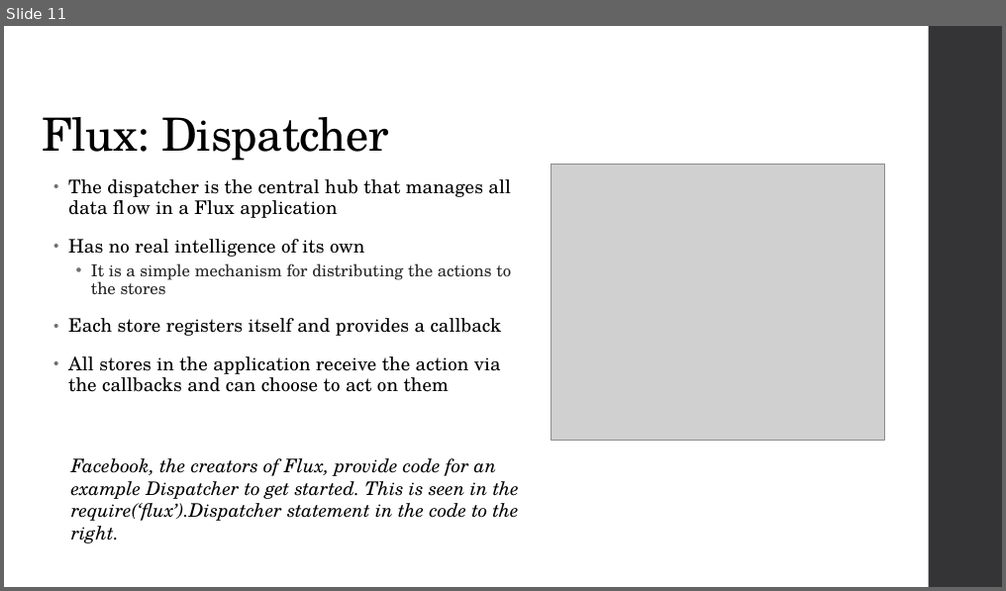
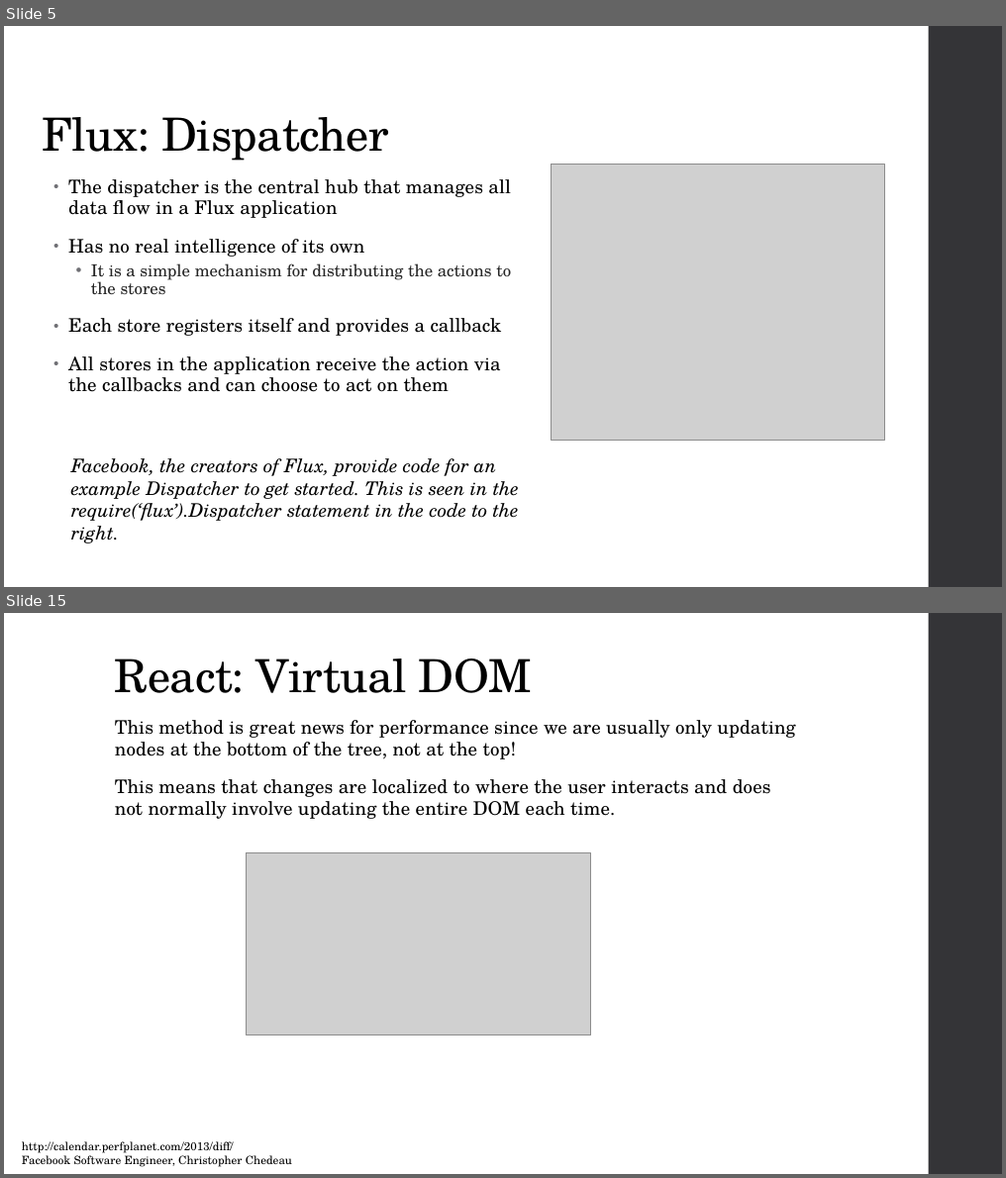
Before and after one commit to repkam09/react-flux-test, a slide deck: docs/Flux & React.pptx. Shown one above the other, each under a label of ours: slide 11 before the commit, slides 5 and 15 after it; the slides between them are not shown. The pictures are 1006x591 and 1006x1178 pixels, drawn with LibreOffice and Linux fonts; fonts in the diff are those of the drawing; grey boxes stand for pictures. Boxes give left, top, right and bottom in pixels: in the first picture for what was removed or moved away, otherwise in the second. Text is boxed around its words. In the diff, an @@ line names an element or a change of style, - is before the commit and + after.

Commit message:
Update powerpoint. Make demo show images instead of text

```diff
--- a/docs/Flux & React.pptx
+++ b/docs/Flux & React.pptx
@@ slide 15 added at <box>4,613,1002,1174</box>, background #FFFFFF; not listed: 1 template element that a slide beside it also shows @@
@@ title added at <box>115,659,532,693</box>, 44 pt, text #000000 @@
+React: Virtual DOM
@@ text added at <box>115,720,795,819</box>, 18 pt, text #000000 @@
+This method is great news for performance since we are usually only updating nodes at the bottom of the tree, not at the top!
+This means that changes are localized to where the user interacts and does not normally involve updating the entire DOM each time.
@@ picture added at <box>246,853,591,1035</box> @@
@@ text added at <box>22,1142,292,1167</box>, 11 pt, text #000000 @@
+http://calendar.perfplanet.com/2013/diff/
+Facebook Software Engineer, Christopher Chedeau
@@ what was slide 11 is now slide 5 @@
```
Also in this commit, not shown: 9 slides changed, 5 other slides added, 1 slide removed, 1 other file.
